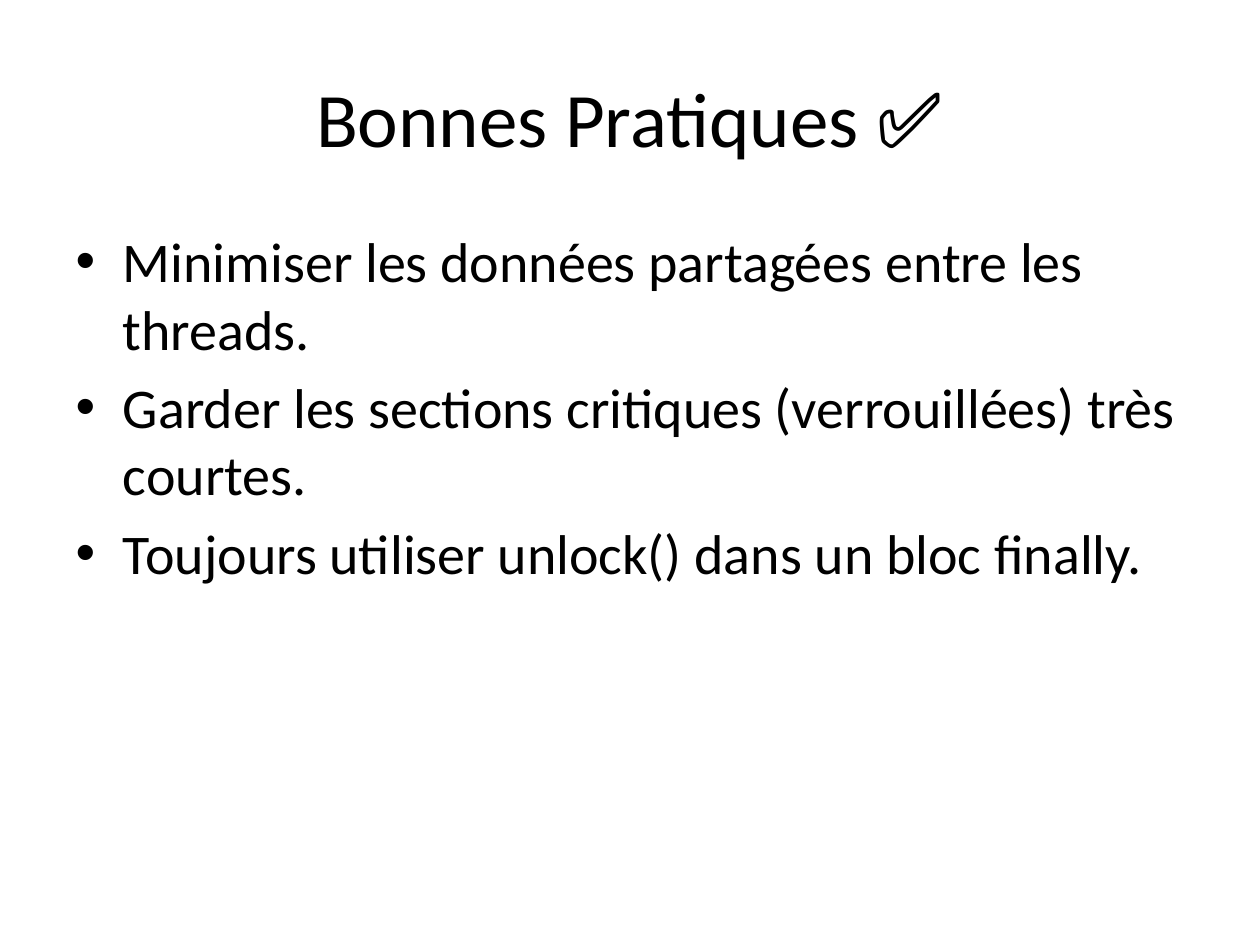
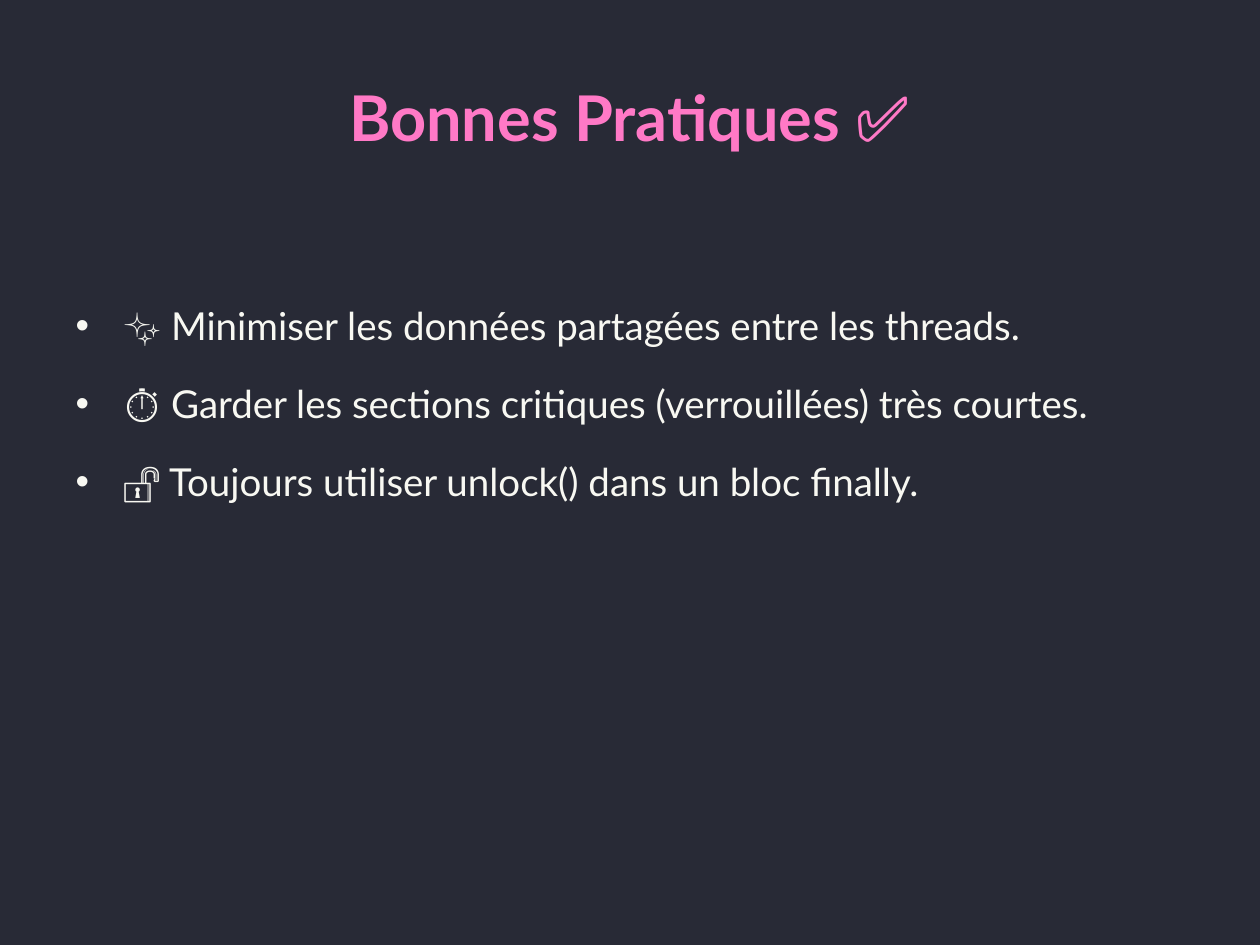
Before and after one commit to nacimoualla/presentation, a slide deck: slide 10 of presentation.pptx (slide 9 before the commit). Drawn at 1260x945 pixels with LibreOffice and Linux fonts; fonts in the diff are those of the drawing. Boxes give left, top, right and bottom in pixels: in the first picture for what was removed or moved away, otherwise in the second. Text is boxed around its words. In the diff, an @@ line names an element or a change of style, - is before the commit and + after.

```diff
--- a/presentation.pptx
+++ b/presentation.pptx
@@ background #FFFFFF to #282A36 @@
@@ title "Bonnes Pratiques ✅" at [349,94,840,152]: size 44 to 36 pt, font Calibri to Lato, text colour #000000 to #FF79C6, bold on @@
@@ text at [169,311,1088,503]: text changed; size 32 to 22 pt; font Calibri to Lato; text colour #000000 to #F8F8F2 @@
-• Minimiser les données partagées entre les threads.
-• Garder les sections critiques (verrouillées) très courtes.
-• Toujours utiliser unlock() dans un bloc finally.
+• ✨ Minimiser les données partagées entre les threads.
+• ⏱️ Garder les sections critiques (verrouillées) très courtes.
+• 🔓 Toujours utiliser unlock() dans un bloc finally.
```
Also in this commit, not shown: 9 other slides changed, 1 slide added, 1 other file.
